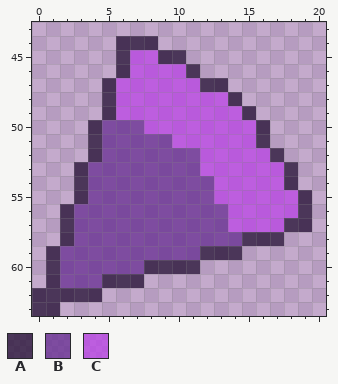
A pixel-art sprite gets an edit: Syndra_phy/sprites/spr_cone/b22ba338-f050-4996-877d-e147315fec33.png. That is the earlier state.
The file is 192x192 pixels, drawn in blocks of 3x3; one block is one cell here. Shown: x 0..20, y 43..63.
Palette (. is transparent): A #230f33bf  B #662d91bf  C #ba44e5bf
Pixels before, first column x 0:
44 ......AAA...........
45 ......ACCAA.........
46 ......ACCCCA........
47 .....ACCCCCCAA......
48 .....ACCCCCCCCA.....
49 .....ACCCCCCCCCA....
50 ....ABBBCCCCCCCCA...
51 ....ABBBBBCCCCCCA...
52 ....ABBBBBBBCCCCCA..
53 ...ABBBBBBBBCCCCCCA.
54 ...ABBBBBBBBBCCCCCA.
55 ...ABBBBBBBBBCCCCCCA
56 ..ABBBBBBBBBBBCCCCCA
57 ..ABBBBBBBBBBBCCCCAA
58 ..ABBBBBBBBBBBBAAA..
59 .ABBBBBBBBBBAAA.....
60 .ABBBBBBAAAA........
61 .ABBBAAA............
62 AAAAA...............
63 AA..................
After the commit:
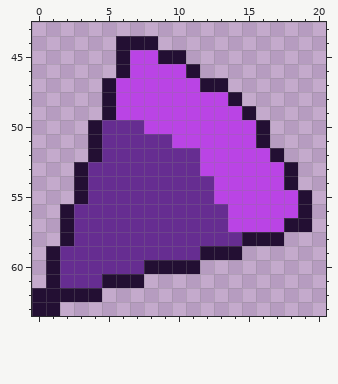
The exact change:
colour A: #230f33bf -> #230f33
colour B: #662d91bf -> #662d91
colour C: #ba44e5bf -> #ba44e5
